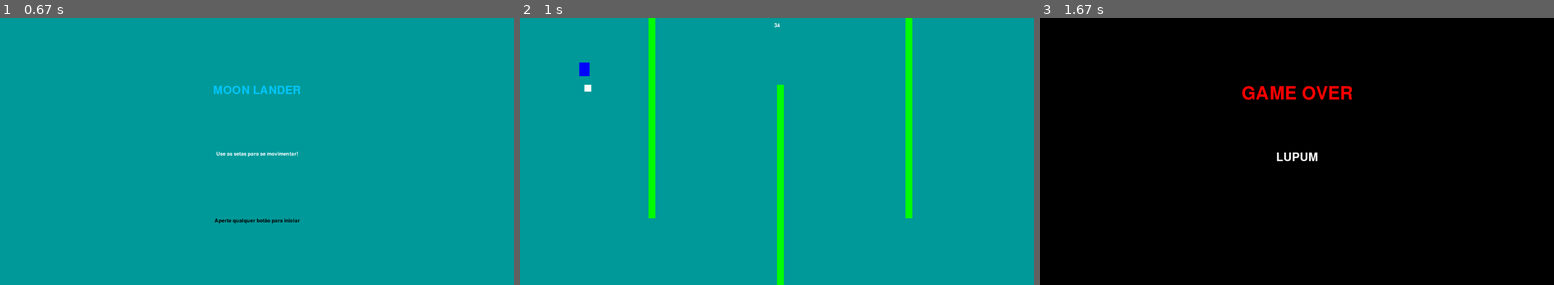
Above: before the commit, frames 1-3 (left to right).
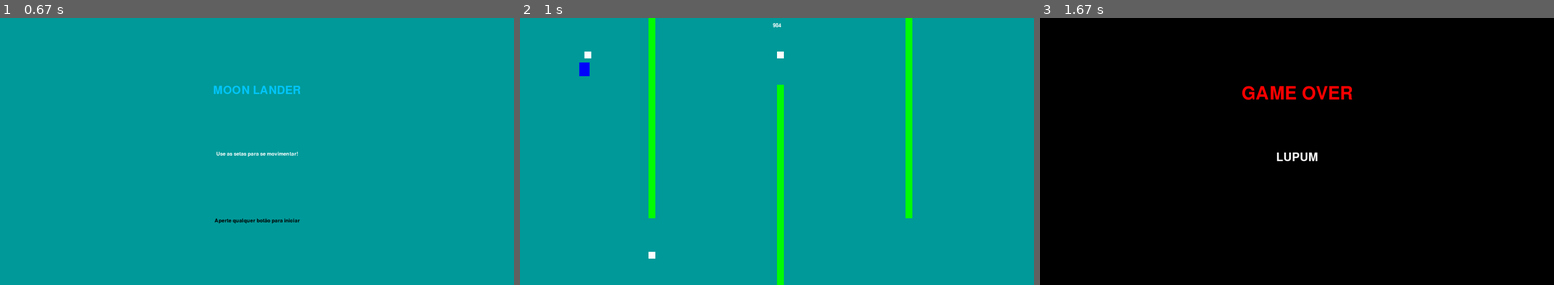
Above: after the commit, the same moments.

Repository: felipe-valente/PF_Pygame
Game: pygame game, started from main.py
Same seed, same stepped clock (60 frames per second), same inputs: the game is played once before the commit and once after it.
Inputs:
- Up to frame 1 (0.67 s): hold Right from 0.33 s (still down)
- Up to frame 2 (1 s): release Right at 0.8 s; hold Up from 0.83 s (still down)
- Up to frame 3 (1.67 s): release Up at 1.13 s

Frame 1 is identical in both runs. In frame 2, 0.2% of the frame differs, in the area x 12-52%, y 1-91%; in frame 3, nothing differs.

Commit message:
itens + plataforma concluido

Diff:
--- a/Sprites.py
+++ b/Sprites.py
@@ -12,7 +12,7 @@
         self.pos = vec(WIDTH/8, HEIGHT/4)
         self.vel = vec(0, 0)
         self.acc = vec(0, 0)
-        self.fuel = 50
+        self.fuel = 1000
 
 
     def update(self):
@@ -57,3 +57,4 @@
         self.rect = self.image.get_rect()
         self.rect.x = x
         self.rect.y = y
+        self.item = 0
--- a/main.py
+++ b/main.py
@@ -13,10 +13,6 @@
 		self.clock = pg.time.Clock()
 		self.rodando = True
 		self.font_name = pg.font.match_font(FONT_NAME)
-
-
-
-	def new(self):
 		self.all_sprites = pg.sprite.Group()
 		self.platforms = pg.sprite.Group()
 		self.power_up = pg.sprite.Group( )
@@ -31,10 +27,15 @@
 		p4 = Platform(WIDTH*3/4, 0, 20, HEIGHT * 3/4)
 		self.all_sprites.add(p4)
 		self.platforms.add(p4)
-		PU1 = PowerUp(WIDTH/8, HEIGHT/4)
-		self.all_sprites.add(PU1)
-		self.power_up.add(PU1)
-		self.run()
+		self.PU1 = PowerUp(WIDTH/8, HEIGHT/8)
+		self.all_sprites.add(self.PU1)
+		self.power_up.add(self.PU1)
+		self.PU2 = PowerUp(WIDTH/4, HEIGHT*7/8)
+		self.all_sprites.add(self.PU2)
+		self.power_up.add(self.PU2)
+		self.PU3 = PowerUp(WIDTH/2, HEIGHT/8)
+		self.all_sprites.add(self.PU3)
+		self.power_up.add(self.PU3)
 
 
 
@@ -50,6 +51,7 @@
 	def update(self):
 		self.all_sprites.update()
 		hits = pg.sprite.spritecollide(self.player, self.platforms, False)
+		hits_item = pg.sprite.spritecollide(self.player, self.power_up, True)
 		if hits:
 			self.player.pos.y = hits[0].rect.top
 			self.player.vel.y = 0
@@ -61,7 +63,14 @@
 		if self.player.pos.y + 20 > HEIGHT or self.player.pos.y < 0:
 			self.jogando = False
 
+		if hits_item:
+			if hits_item[0].rect:
+				self.PU1.item +=1
 
+			if self.PU1.item == 3:
+				pouso = Platform(7*WIDTH/8, HEIGHT-40, 50,20)
+				self.all_sprites.add(pouso)
+				self.platforms.add(pouso)
 
 	def events(self):
 		for event in pg.event.get():
@@ -119,8 +128,7 @@
 
 g = Game()
 g.show_start_screen()
-while g.rodando:
-	g.new()
+g.run()
 
 g.show_go_screen()
 pg.quit()
